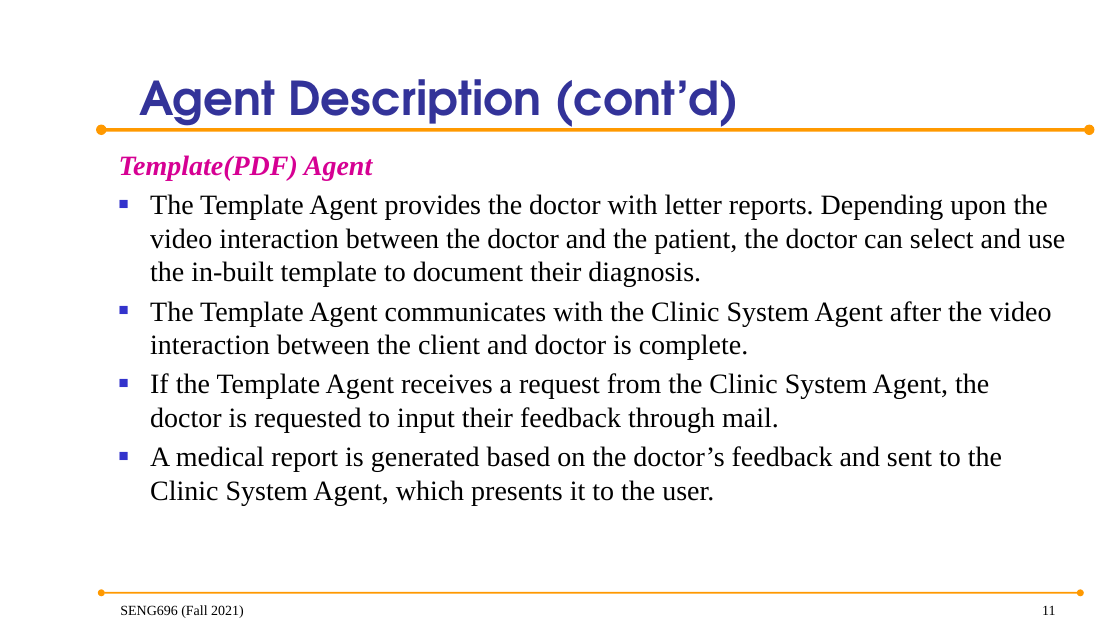
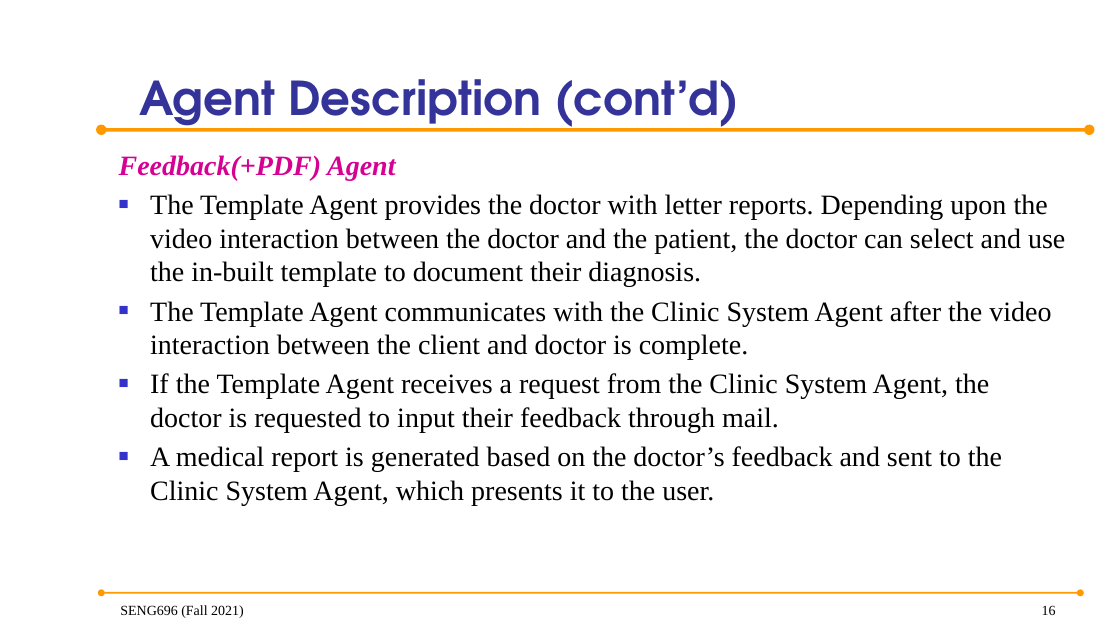
Before and after one commit to anish30145784/SENG696_GroupD, a slide deck: slide 16 of GroupD_ProjectPresentation.pptx (slide 11 before the commit). Drawn at 1120x630 pixels with LibreOffice and Linux fonts; fonts in the diff are those of the drawing; background and template pictures are left out. Boxes give left, top, right and bottom in pixels: in the first picture for what was removed or moved away, otherwise in the second. Text is boxed around its words. In the diff, an @@ line names an element or a change of style, - is before the commit and + after.

Commit message:
Added tech overview for the twilio meesaging service, updated exceptions of all agent and some ppt layout changes

```diff
--- a/GroupD_ProjectPresentation.pptx
+++ b/GroupD_ProjectPresentation.pptx
@@ text at [119,155,395,181]: text changed @@
-Template(PDF) Agent
+Feedback(+PDF) Agent
@@ page number at [1042,605,1056,615]: text changed @@
-11
+16
```
Also in this commit, not shown: 11 other slides changed, 9 slides added, 9 other files.
